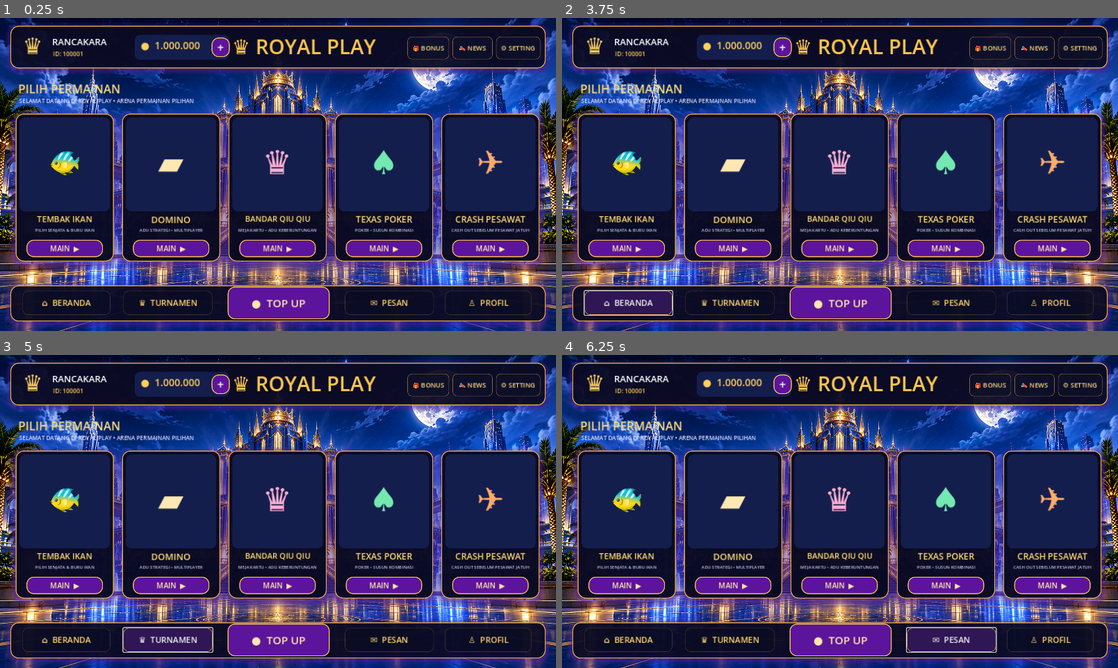
Above: before the commit, frames 1-4 (two rows, left to right).
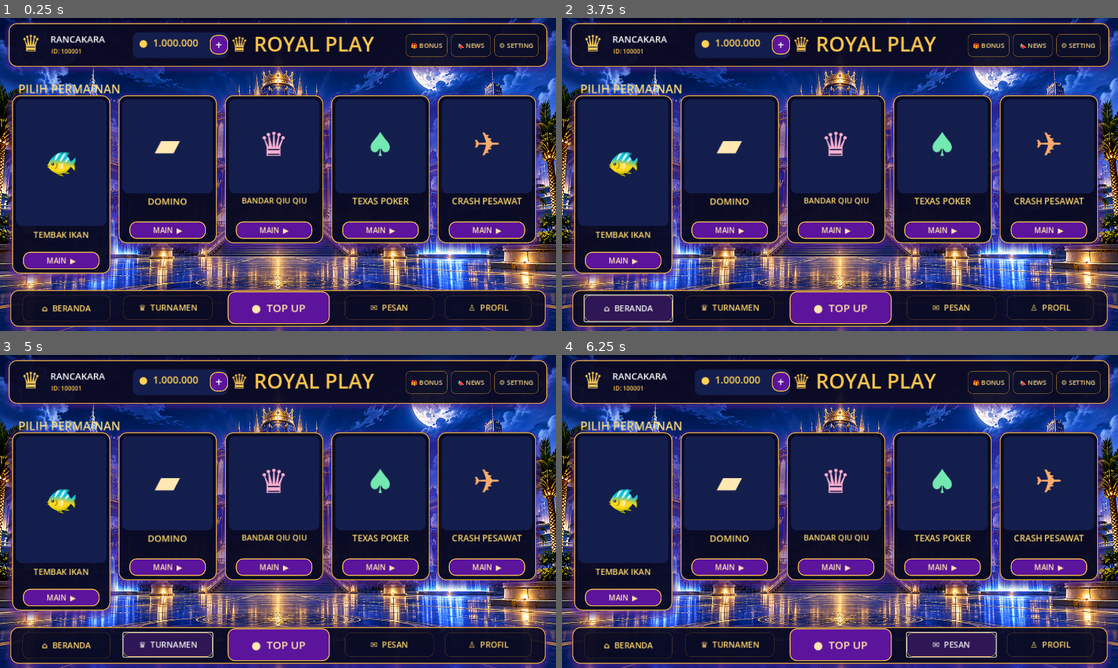
Above: after the commit, the same moments.

Repository: RancakaraGames/Gta-clone
Game: Godot game, scene res://scenes/Lobby.tscn
Two runs of this game, one before a commit and one after it. Both use one fixed random seed, a clock stepped at 60 frames per second and the inputs below.
Inputs:
- Up to frame 1 (0.25 s): no input
- Up to frame 2 (3.75 s): click "+" at 0.5 s; click "🎁 BONUS" at 1.25 s; click "📣 NEWS" at 2 s; click "MAIN ▶" at 2.75 s; click "⌂ BERANDA" at 3.5 s
- Up to frame 3 (5 s): click "♛ TURNAMEN" at 4.25 s
- Up to frame 4 (6.25 s): click "● TOP UP" at 5 s; click "✉ PESAN" at 5.75 s

The runs differ from the first frame. In frame 1, 41% of the frame differs, in the area x 1-99%, y 1-100%; in frame 2, 42%; in frame 3, 42%; in frame 4, 42%.

Commit message:
Refine ROYAL PLAY lobby layout to match landscape concept

Diff:
--- a/scenes/Lobby.tscn
+++ b/scenes/Lobby.tscn
@@ -133,10 +133,10 @@
 stretch_mode = 6
 
 [node name="Header" type="Panel" parent="."]
-offset_left = 24.0
-offset_top = 18.0
-offset_right = 1256.0
-offset_bottom = 116.0
+offset_left = 20.0
+offset_top = 12.0
+offset_right = 1260.0
+offset_bottom = 112.0
 theme_override_styles/panel = SubResource("StyleBox_header")
 
 [node name="Avatar" type="Label" parent="Header"]
@@ -172,7 +172,7 @@
 offset_left = 286.0
 offset_top = 21.0
 offset_right = 504.0
-offset_bottom = 78.0
+offset_bottom = 80.0
 theme_override_styles/panel = SubResource("StyleBox_art")
 
 [node name="CoinBalance" type="Label" parent="Header/CoinPanel"]
@@ -258,30 +258,30 @@
 text = "SELAMAT DATANG DI ROYAL PLAY • ARENA PERMAINAN PILIHAN"
 
 [node name="GameContainer" type="Control" parent="."]
-offset_left = 36.0
-offset_top = 220.0
-offset_right = 1244.0
-offset_bottom = 570.0
+offset_left = 28.0
+offset_top = 178.0
+offset_right = 1252.0
+offset_bottom = 608.0
 
 [node name="FishingCard" type="Panel" parent="GameContainer"]
 offset_left = 0.0
 offset_top = 0.0
 offset_right = 226.0
-offset_bottom = 340.0
+offset_bottom = 410.0
 theme_override_styles/panel = SubResource("StyleBox_card")
 
 [node name="Artwork" type="Panel" parent="GameContainer/FishingCard"]
 offset_left = 9.0
 offset_top = 9.0
 offset_right = 217.0
-offset_bottom = 225.0
+offset_bottom = 300.0
 theme_override_styles/panel = SubResource("StyleBox_art")
 
 [node name="ArtIcon" type="Label" parent="GameContainer/FishingCard/Artwork"]
 offset_left = 8.0
-offset_top = 30.0
+offset_top = 48.0
 offset_right = 200.0
-offset_bottom = 180.0
+offset_bottom = 250.0
 theme_override_colors/font_color = Color(0.38, 0.91, 1, 1)
 theme_override_font_sizes/font_size = 76
 text = "🐠"
@@ -290,9 +290,9 @@
 
 [node name="Title" type="Label" parent="GameContainer/FishingCard"]
 offset_left = 10.0
-offset_top = 229.0
+offset_top = 307.0
 offset_right = 216.0
-offset_bottom =  258.0
+offset_bottom =  355.0
 theme_override_colors/font_color = Color(1, 0.86, 0.43, 1)
 theme_override_font_sizes/font_size = 19
 text = "TEMBAK IKAN"
@@ -300,18 +300,19 @@
 
 [node name="Subtitle" type="Label" parent="GameContainer/FishingCard"]
 offset_left = 8.0
-offset_top = 260.0
+offset_top = 355.0
 offset_right = 218.0
-offset_bottom = 282.0
+offset_bottom = 380.0
 theme_override_colors/font_color = Color(0.76, 0.78, 0.90, 1)
 theme_override_font_sizes/font_size = 10
+visible = false
 text = "PILIH SENJATA & BURU IKAN"
 horizontal_alignment = 1
 [node name="PlayButton" type="Button" parent="GameContainer/FishingCard"]
 offset_left = 25.0
-offset_top = 290.0
+offset_top = 360.0
 offset_right = 201.0
-offset_bottom = 330.0
+offset_bottom = 400.0
 theme_override_colors/font_color = Color(1, 0.91, 0.68, 1)
 theme_override_font_sizes/font_size = 17
 theme_override_styles/normal = SubResource("StyleBox_button")
@@ -361,6 +362,7 @@
 offset_bottom = 282.0
 theme_override_colors/font_color = Color(0.76, 0.78, 0.90, 1)
 theme_override_font_sizes/font_size = 10
+visible = false
 text = "ADU STRATEGI • MULTIPLAYER"
 horizontal_alignment = 1
 [node name="PlayButton" type="Button" parent="GameContainer/DominoCard"]
@@ -416,6 +418,7 @@
 offset_bottom = 282.0
 theme_override_colors/font_color = Color(0.76, 0.78, 0.90, 1)
 theme_override_font_sizes/font_size = 10
+visible = false
 text = "MEJA KARTU • ADU KEBERUNTUNGAN"
 horizontal_alignment = 1
 [node name="PlayButton" type="Button" parent="GameContainer/QiuQiuCard"]
@@ -471,6 +474,7 @@
 offset_bottom = 282.0
 theme_override_colors/font_color = Color(0.76, 0.78, 0.90, 1)
 theme_override_font_sizes/font_size = 10
+visible = false
 text = "POKER • SUSUN KOMBINASI"
 horizontal_alignment = 1
 [node name="PlayButton" type="Button" parent="GameContainer/TexasCard"]
@@ -526,6 +530,7 @@
 offset_bottom = 282.0
 theme_override_colors/font_color = Color(0.76, 0.78, 0.90, 1)
 theme_override_font_sizes/font_size = 10
+visible = false
 text = "CASH OUT SEBELUM PESAWAT JATUH"
 horizontal_alignment = 1
 [node name="PlayButton" type="Button" parent="GameContainer/CrashCard"]
@@ -541,16 +546,16 @@
 
 [node name="BottomNavigation" type="Panel" parent="."]
 offset_left = 24.0
-offset_top = 615.0
+offset_top = 626.0
 offset_right = 1256.0
-offset_bottom = 698.0
+offset_bottom = 710.0
 theme_override_styles/panel = SubResource("StyleBox_header")
 
 [node name="HomeButton" type="Button" parent="BottomNavigation"]
 offset_left = 28.0
-offset_top = 13.0
+offset_top = 12.0
 offset_right = 230.0
-offset_bottom = 68.0
+offset_bottom = 72.0
 theme_override_colors/font_color = Color(1, 0.84, 0.43, 1)
 theme_override_font_sizes/font_size = 19
 text = "⌂  BERANDA"
